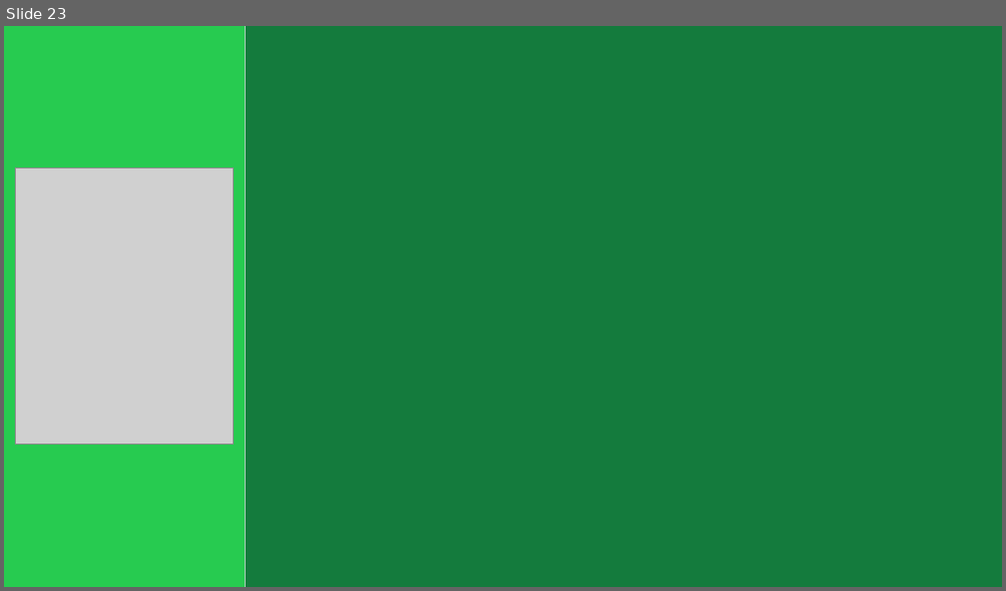
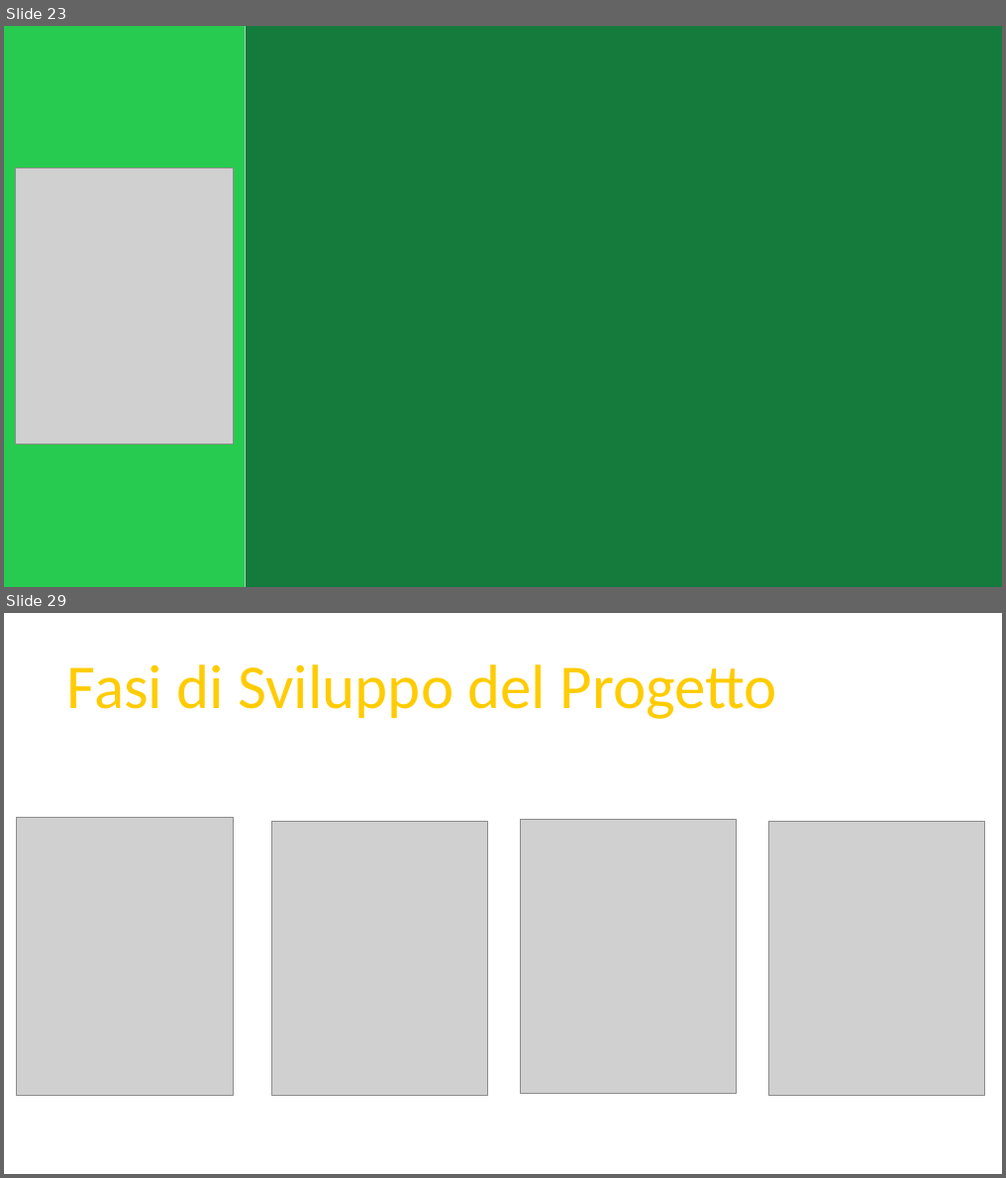
Before and after one commit to Nakura125/GottaBattleEmAll.com, a slide deck: GottaBattleEmAll.pptx. Shown one above the other, each under a label of ours: slide 23 before the commit, slides 23 and 29 after it; the slides between them are not shown. The pictures are 1006x591 and 1006x1178 pixels, drawn with LibreOffice and Linux fonts; fonts in the diff are those of the drawing; grey boxes stand for pictures; background and template pictures are left out. Boxes give left, top, right and bottom in pixels: in the first picture for what was removed or moved away, otherwise in the second. Text is boxed around its words. In the diff, an @@ line names an element or a change of style, - is before the commit and + after.

```diff
--- a/GottaBattleEmAll.pptx
+++ b/GottaBattleEmAll.pptx
@@ slide 29 added at bbox=[4, 613, 1002, 1174], background #FFFFFF @@
@@ text added at bbox=[67, 664, 777, 719], 60 pt, text #FFCC03 @@
+Fasi di Sviluppo del Progetto
@@ picture added at bbox=[16, 817, 233, 1095] @@
@@ picture added at bbox=[520, 819, 736, 1093] @@
@@ picture added at bbox=[271, 821, 487, 1095] @@
@@ picture added at bbox=[768, 821, 984, 1095] @@
```
Also in this commit, not shown: 2 slides changed, 6 other slides added.
